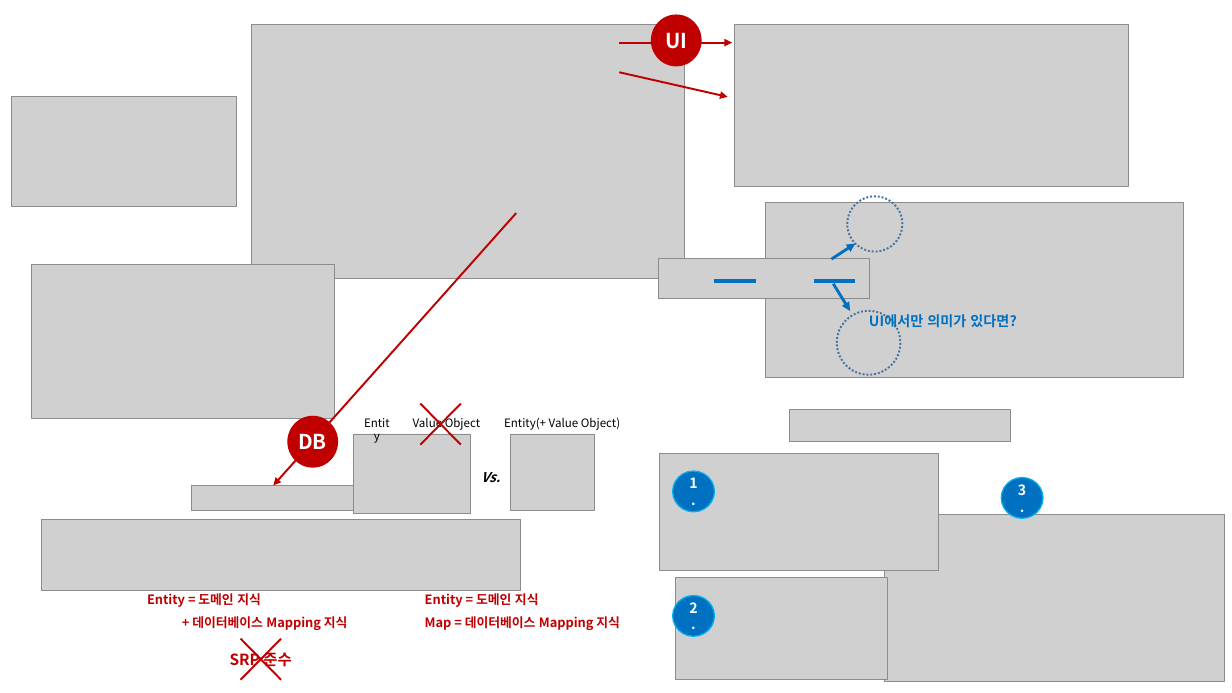
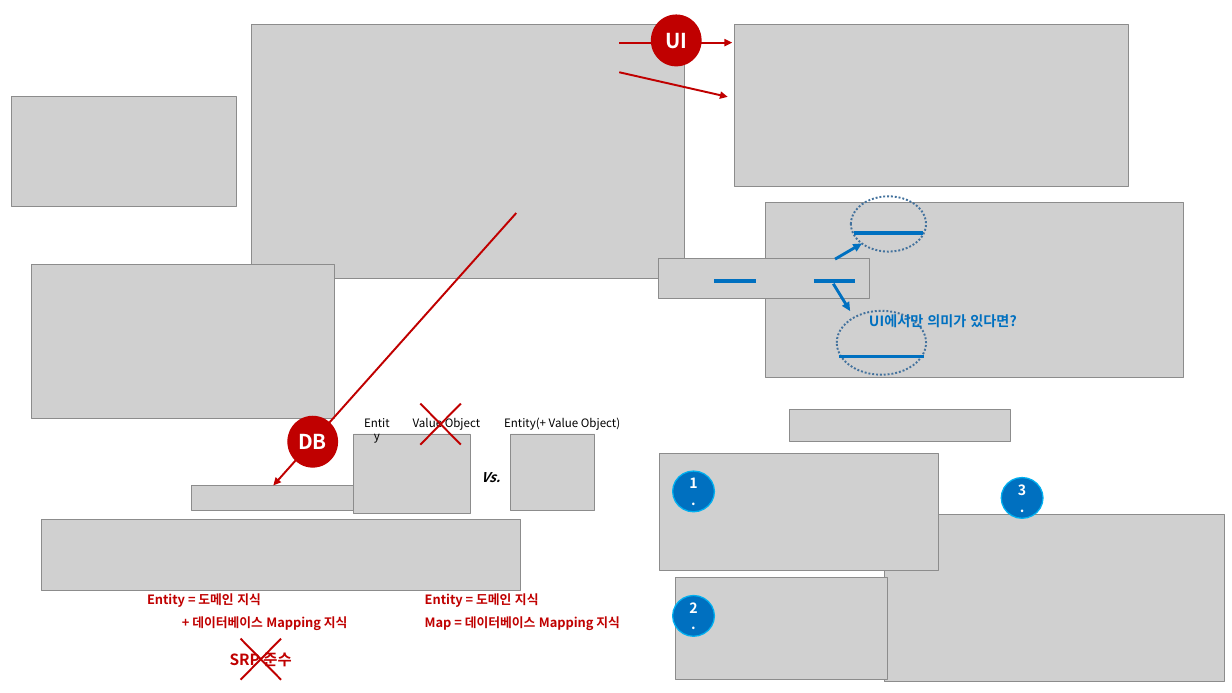
Before and after one commit to hhko/Learning, a slide deck: slide 4 of Lectures/DddInPractice/Docs/Domain-Driven Design in Practice.pptx. Drawn at 1232x693 pixels with LibreOffice and Linux fonts; fonts in the diff are those of the drawing; grey boxes stand for pictures. Boxes give left, top, right and bottom in pixels: in the first picture for what was removed or moved away, otherwise in the second. Text is boxed around its words. In the diff, an @@ line names an element or a change of style, - is before the commit and + after.

```diff
--- a/Lectures/DddInPractice/Docs/Domain-Driven Design in Practice.pptx
+++ b/Lectures/DddInPractice/Docs/Domain-Driven Design in Practice.pptx
@@ ellipse: place and size @@
-ellipse at [848,196,903,251]
+ellipse at [851,196,926,251]
@@ line added from (854, 233) to (923, 233), #0070C0 3 pt @@
@@ arrow moved from (832, 259) - (856, 244) to (836, 259) - (862, 244) @@
@@ ellipse: place and size @@
-ellipse at [837,311,901,374]
+ellipse at [837,311,927,374]
@@ line added from (839, 357) to (924, 357), #0070C0 3 pt @@
```
Also in this commit, not shown: 1 slide added, 4 other files.
